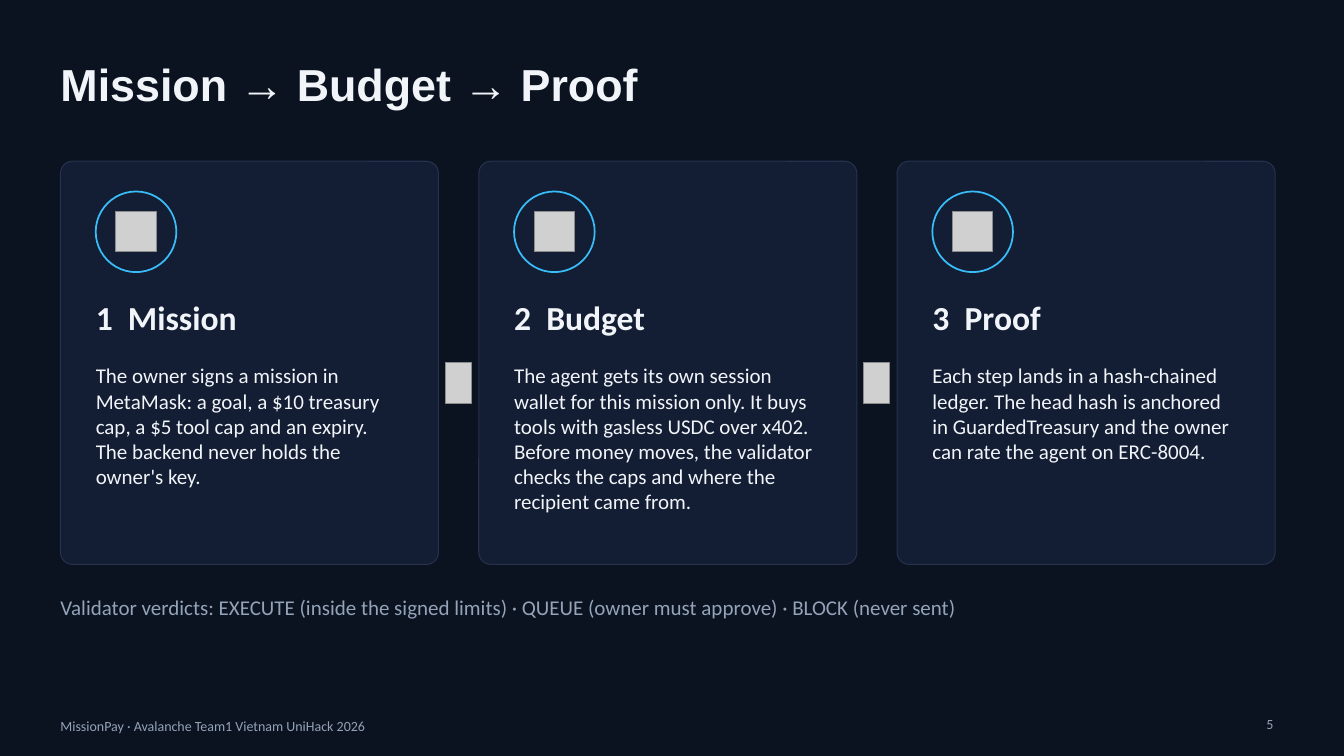
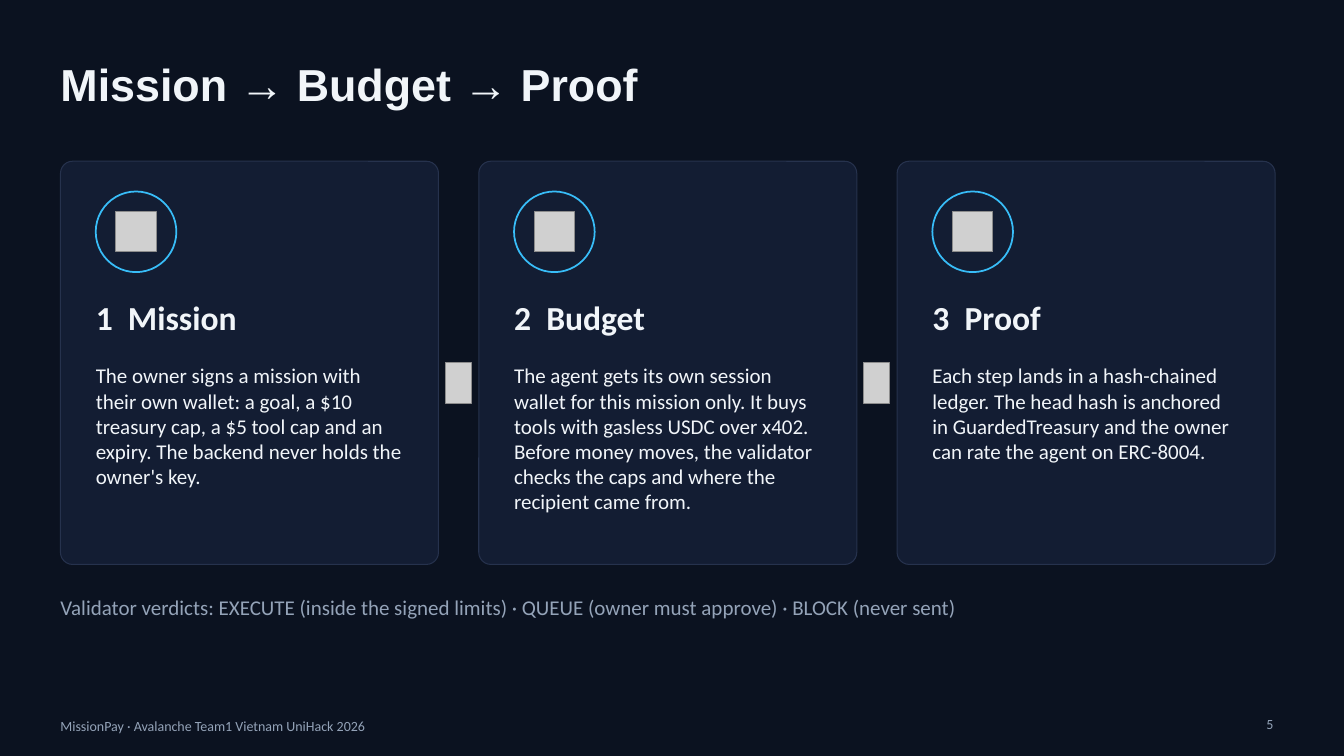
Before and after one commit to lenamkhanhh/UniHack, a slide deck: slide 5 of artifacts/submission-s1/MissionPay-pitch-deck-v2.pptx. Drawn at 1344x756 pixels with LibreOffice and Linux fonts; fonts in the diff are those of the drawing; grey boxes stand for pictures. Boxes give left, top, right and bottom in pixels: in the first picture for what was removed or moved away, otherwise in the second. Text is boxed around its words. In the diff, an @@ line names an element or a change of style, - is before the commit and + after.

```diff
--- a/artifacts/submission-s1/MissionPay-pitch-deck-v2.pptx
+++ b/artifacts/submission-s1/MissionPay-pitch-deck-v2.pptx
@@ text at (96, 368, 401, 488): text changed @@
-The owner signs a mission in MetaMask: a goal, a $10 treasury cap, a $5 tool cap and an expiry. The backend never holds the owner's key.
+The owner signs a mission with their own wallet: a goal, a $10 treasury cap, a $5 tool cap and an expiry. The backend never holds the owner's key.
```
Also in this commit, not shown: 4 other slides changed, 1 slide added, 4 other files.
